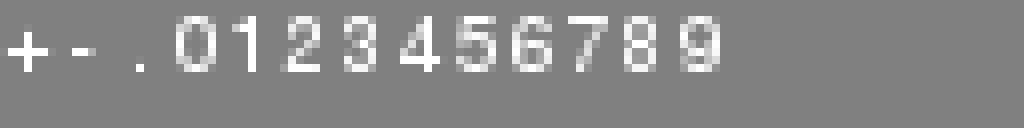
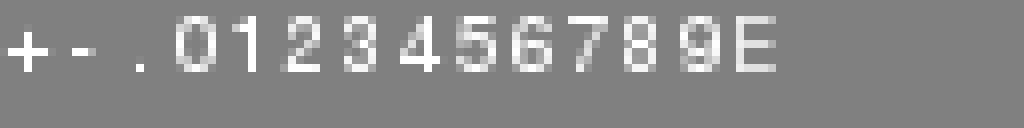
Layered file, before and after one edit (1024x128). Changes by layer:
added layer "E" above "9" over [736, 16, 776, 72]
